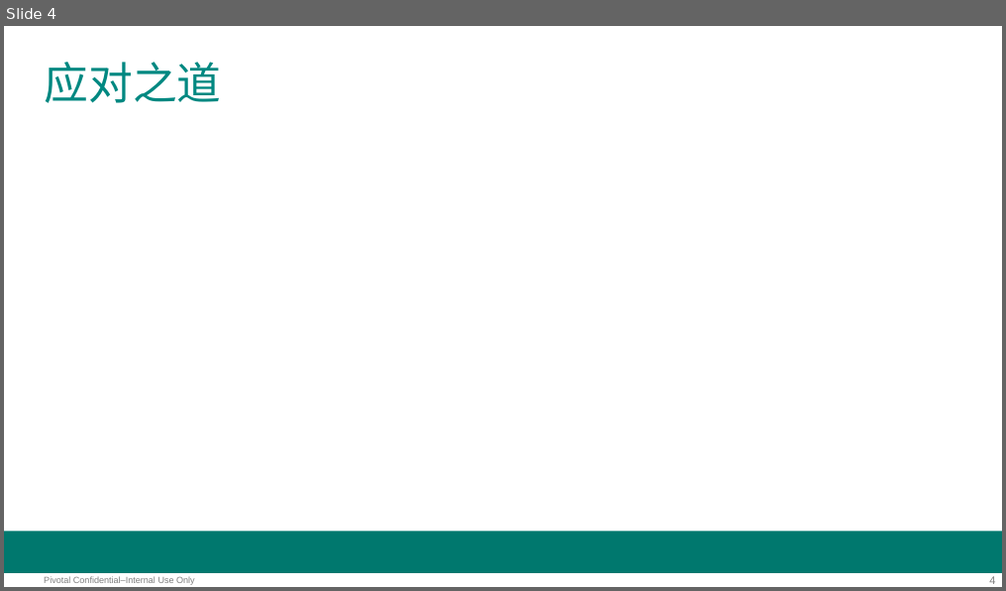
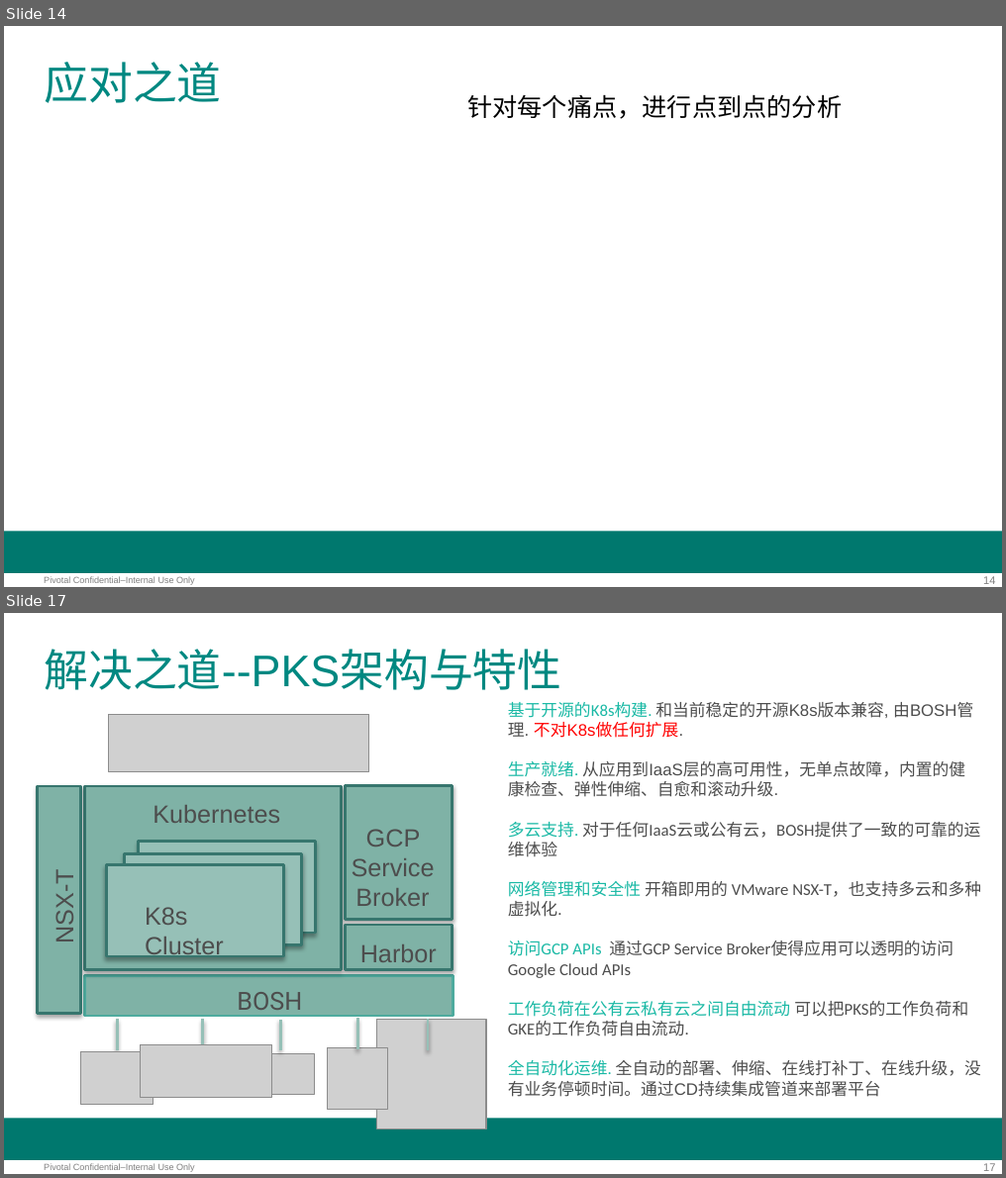
Before and after one commit to 105705362/pksworkshop, a slide deck: workshop.pptx. Shown one above the other, each under a label of ours: slide 4 before the commit, slides 14 and 17 after it; the slides between them are not shown. The pictures are 1006x591 and 1006x1178 pixels, drawn with LibreOffice and Linux fonts; fonts in the diff are those of the drawing; grey boxes stand for pictures; background and template pictures are left out. Boxes give left, top, right and bottom in pixels: in the first picture for what was removed or moved away, otherwise in the second. Text is boxed around its words. In the diff, an @@ line names an element or a change of style, - is before the commit and + after.

```diff
--- a/workshop.pptx
+++ b/workshop.pptx
@@ slide 17 added at box(4, 613, 1002, 1174), background #FFFFFF; not listed: 3 template elements that a slide beside it also shows @@
@@ title added at box(44, 649, 561, 690), 32 pt, text #008881 @@
+解决之道--PKS架构与特性
@@ picture added at box(109, 714, 369, 771) @@
@@ text added at box(508, 702, 981, 1097), 12 pt, text #4D4D4D @@
+基于开源的K8s构建. 和当前稳定的开源K8s版本兼容, 由BOSH管理. 不对K8s做任何扩展.
+生产就绪. 从应用到IaaS层的高可用性，无单点故障，内置的健康检查、弹性伸缩、自愈和滚动升级.
+多云支持. 对于任何IaaS云或公有云，BOSH提供了一致的可靠的运维体验
+网络管理和安全性 开箱即用的 VMware NSX-T，也支持多云和多种虚拟化.
+访问GCP APIs 通过GCP Service Broker使得应用可以透明的访问 Google Cloud APIs
+工作负荷在公有云私有云之间自由流动 可以把PKS的工作负荷和GKE的工作负荷自由流动.
+全自动化运维. 全自动的部署、伸缩、在线打补丁、在线升级，没有业务停顿时间。通过CD持续集成管道来部署平台
@@ rectangle added at box(38, 786, 81, 1014), fill #7FB2A6, outline #37766E 2 pt @@
@@ rectangle added at box(85, 786, 342, 970), fill #7FB2A6, outline #37766E 2 pt @@
@@ rectangle added at box(346, 785, 452, 919), fill #7FB2A6, outline #37766E 2 pt @@
@@ text added at box(152, 805, 280, 823), 18 pt, text #4D4D4D @@
+Kubernetes
@@ rectangle added at box(139, 842, 315, 933), fill #96C0B7, outline #37766E 2 pt @@
@@ text added at box(351, 829, 435, 906), 18 pt, text #4D4D4D @@
+GCP Service Broker
@@ text added at box(51, 876, 78, 942), 18 pt, text #4D4D4D @@
+NSX-T
@@ rectangle added at box(107, 865, 283, 957), fill #96C0B7, outline #37766E 2 pt @@
@@ rectangle added at box(125, 854, 301, 945), fill #96C0B7, outline #37766E 2 pt @@
@@ text added at box(145, 907, 224, 960), 18 pt, text #4D4D4D @@
+K8s Cluster
@@ text added at box(145, 907, 242, 949), 18 pt, text #4D4D4D @@
+K8s Cluster
@@ rectangle added at box(346, 924, 452, 969), fill #7FB2A6, outline #37766E 2 pt @@
@@ text added at box(360, 945, 437, 962), 18 pt, text #4D4D4D @@
+Harbor
@@ rectangle added at box(85, 975, 453, 1016), fill #7FB2A6, outline #4EAB9E 2 pt @@
@@ text added at box(237, 992, 302, 1016), 18 pt, text #4D4D4D @@
+BOSH
@@ line added from (117, 1051) to (117, 1019), #96C0B7 2 pt @@
@@ line added from (203, 1051) to (203, 1019), #96C0B7 2 pt @@
@@ line added from (280, 1052) to (280, 1019), #96C0B7 2 pt @@
@@ line added from (357, 1049) to (357, 1018), #96C0B7 2 pt @@
@@ picture added at box(376, 1019, 486, 1129) @@
@@ line added from (428, 1051) to (428, 1019), #96C0B7 2 pt @@
@@ picture added at box(81, 1053, 153, 1105) @@
@@ picture added at box(141, 1045, 272, 1098) @@
@@ picture added at box(244, 1055, 314, 1095) @@
@@ picture added at box(328, 1048, 388, 1109) @@
@@ what was slide 4 is now slide 14 @@
@@ slide 14 changed as well @@
@@ text added at box(467, 94, 842, 119), 18 pt, text #000000 @@
+针对每个痛点，进行点到点的分析
@@ page number at box(983, 576, 995, 584): text changed @@
-4
+14
```
Also in this commit, not shown: 4 other slides changed, 13 other slides added.
